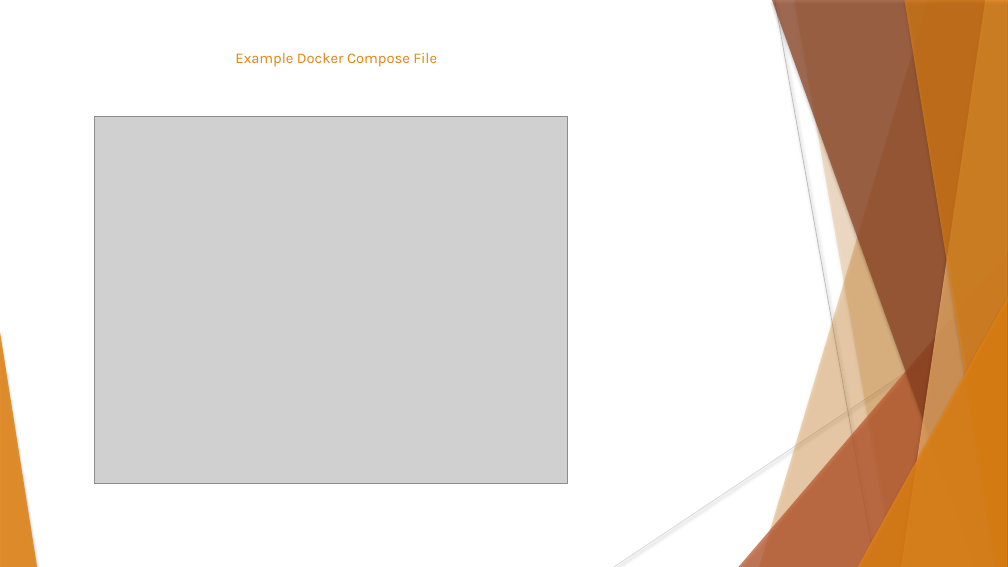
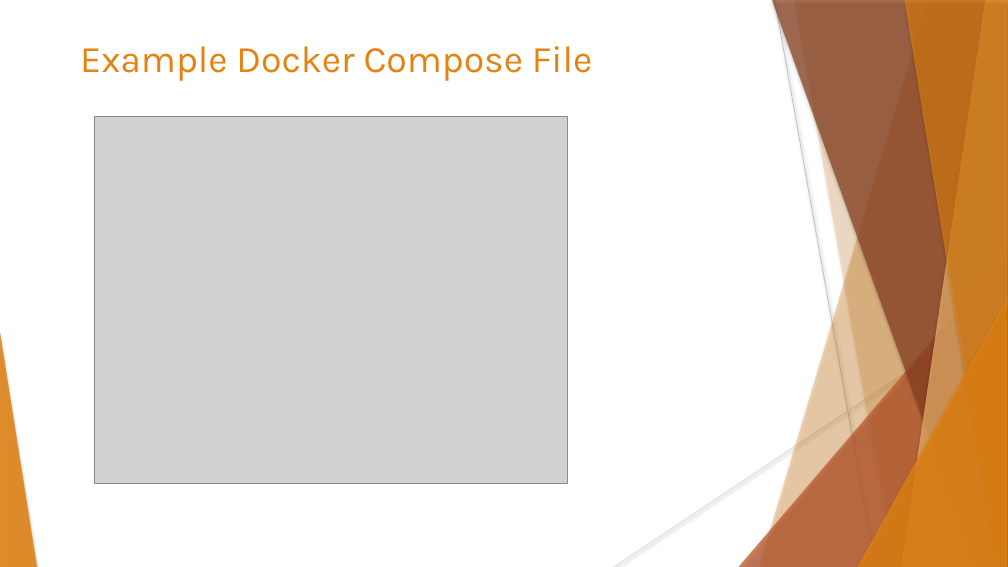
Before and after one commit to data-max-hq/workshop-epoka, a slide deck: slide 21 of Presentations/Introduction to Machine Learning.pptx (slide 20 before the commit). Drawn at 1008x567 pixels with LibreOffice and Linux fonts; fonts in the diff are those of the drawing; grey boxes stand for pictures; background and template pictures are left out. Boxes give left, top, right and bottom in pixels: in the first picture for what was removed or moved away, otherwise in the second. Text is boxed around its words. In the diff, an @@ line names an element or a change of style, - is before the commit and + after.

```diff
--- a/Presentations/Introduction to Machine Learning.pptx
+++ b/Presentations/Introduction to Machine Learning.pptx
@@ text "Example Docker Compose File" at (x1=80, y1=46, x2=592, y2=81): size 14 to 35.6 pt @@
```
Also in this commit, not shown: 11 other slides changed, 4 slides added, 2 slides removed, 1 other file.
